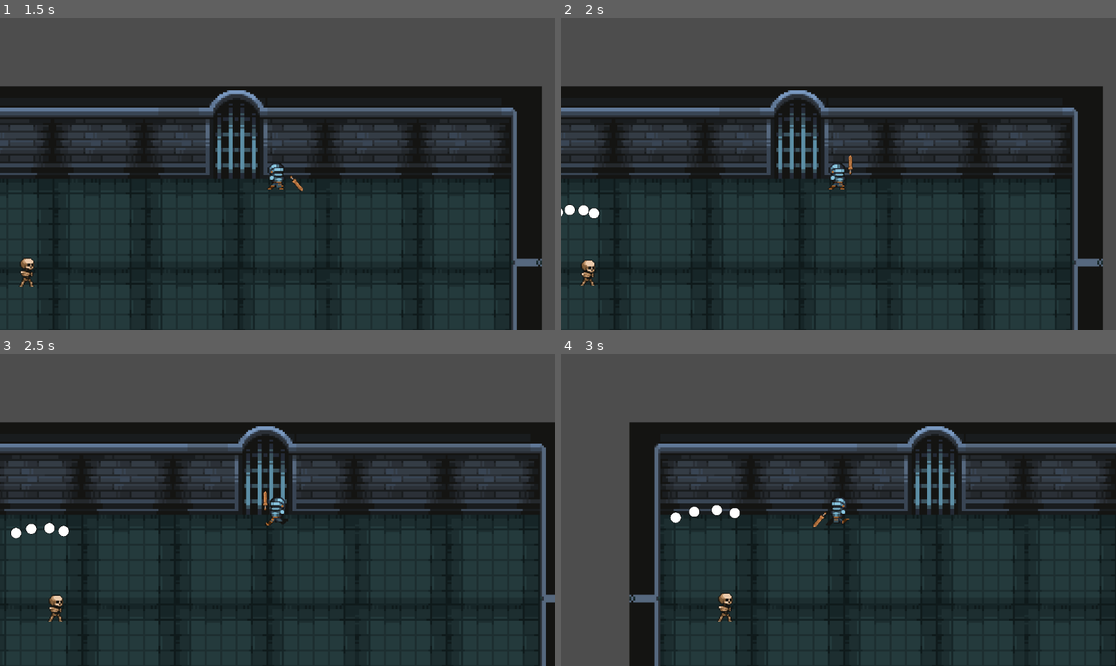
Above: before the commit, frames 1-4 (two rows, left to right).
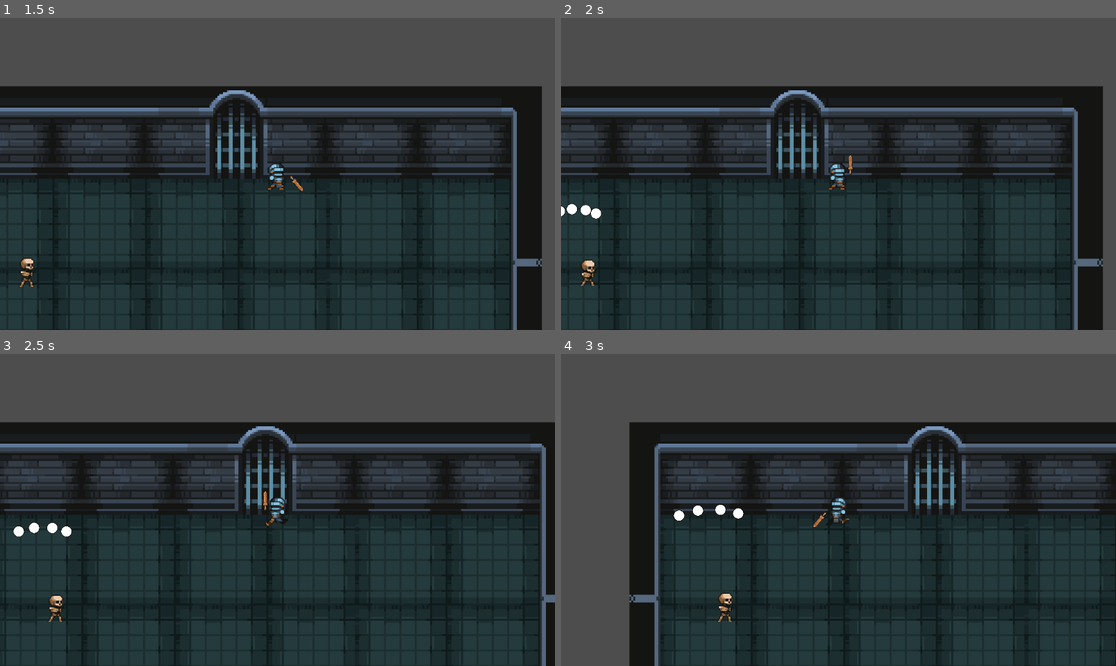
Above: after the commit, the same moments.

Repository: Robert-Riordan-UCD/GameDevJourney
Game: Godot game, scene res://debug_test_scene.tscn
Same seed, same stepped clock (60 frames per second), same inputs: the game is played once before the commit and once after it. This scene is started directly instead of the project's main scene.
Inputs (mouse positions are in pixels of both pictures, inside the frame that each line leads up to):
- Up to frame 1 (1.5 s): move the mouse to (249, 236) at 0.52 s; hold Space (player_dash) 0.53-1.28 s; hold W (player_up) from 0.53 s (still down); move the mouse to (444, 220) at 1.27 s; click (444, 220) at 1.35 s
- Up to frame 2 (2 s): keep holding W (player_up)
- Up to frame 3 (2.5 s): move the mouse to (111, 463) at 2.02 s; release W (player_up) at 2.03 s; hold A (player_left) from 2.03 s (still down); hold Space (player_dash) from 2.03 s (still down)
- Up to frame 4 (3 s): keep holding A (player_left); move the mouse to (866, 510) at 2.77 s; release Space (player_dash) at 2.78 s; click (866, 510) at 2.85 s

Frame 1 is identical in both runs. In frame 2, 0.1% of the frame differs, in the area x 0-8%, y 59-65%; in frame 3, 0.2%; in frame 4, 0.2%, in the area x 19-33%, y 48-55%.

Commit message:
Enemies appear in rooms before player arrives but only start attacking once the player enters

Diff:
--- a/Rougelike_Bullethell_Dungeon_Crawler/Bullets/bullet.tscn
+++ b/Rougelike_Bullethell_Dungeon_Crawler/Bullets/bullet.tscn
@@ -5,7 +5,7 @@
 [ext_resource type="Script" path="res://Utilites/Hitbox.gd" id="3_uvrql"]
 
 [sub_resource type="CircleShape2D" id="CircleShape2D_cv47s"]
-radius = 60.0
+radius = 36.2215
 
 [sub_resource type="CircleShape2D" id="CircleShape2D_4s3vs"]
 radius = 60.0
--- a/Rougelike_Bullethell_Dungeon_Crawler/Enemies/enemy.gd
+++ b/Rougelike_Bullethell_Dungeon_Crawler/Enemies/enemy.gd
@@ -15,6 +15,8 @@
 func _ready() -> void:
 	randomize()
 	setup_bullet_spawner()
+
+func activate() -> void:
 	await spawn_self()
 	bullet_spawner.enable()
 
--- a/Rougelike_Bullethell_Dungeon_Crawler/World/Levels/level.gd
+++ b/Rougelike_Bullethell_Dungeon_Crawler/World/Levels/level.gd
@@ -35,10 +35,9 @@
 	var directions:Array[Vector2i] = [Vector2i.UP, Vector2i.LEFT, Vector2i.DOWN, Vector2i.RIGHT]
 	for pos in room_positions:
 		var new_room:Room = room_scene.instantiate()
+		if pos == Vector2i.ZERO: new_room.num_enemies = 0
 		rooms.add_child(new_room)
-		if pos == Vector2i.ZERO:
-			new_room.num_enemies = 0
-			new_room.unlock()
+		if pos == Vector2i.ZERO: new_room.unlock()
 		new_room.global_position = pos*ROOM_SIZE
 		for d in directions:
 			if not pos + d in room_positions:
--- a/Rougelike_Bullethell_Dungeon_Crawler/World/Rooms/room.gd
+++ b/Rougelike_Bullethell_Dungeon_Crawler/World/Rooms/room.gd
@@ -17,10 +17,11 @@
 @onready var doors: Node2D = $Doors
 @onready var walls: StaticBody2D = $Walls
 
-func activate() -> void:
+func _ready() -> void:
 	for i in range(num_enemies):
 		spawn_new_enemy()
 
+func activate() -> void:
 	for door in doors.get_children():
 		door.lock()
 
@@ -63,7 +64,8 @@
 		exit.unlock()
 	get_tree().call_group("bullet", "early_despawn")
 
-
 func _on_player_dection_body_entered(_body: Node2D) -> void:
 	if not room_defeated:
 		activate()
+		for enemy in enemies.get_children():
+			enemy.activate()
